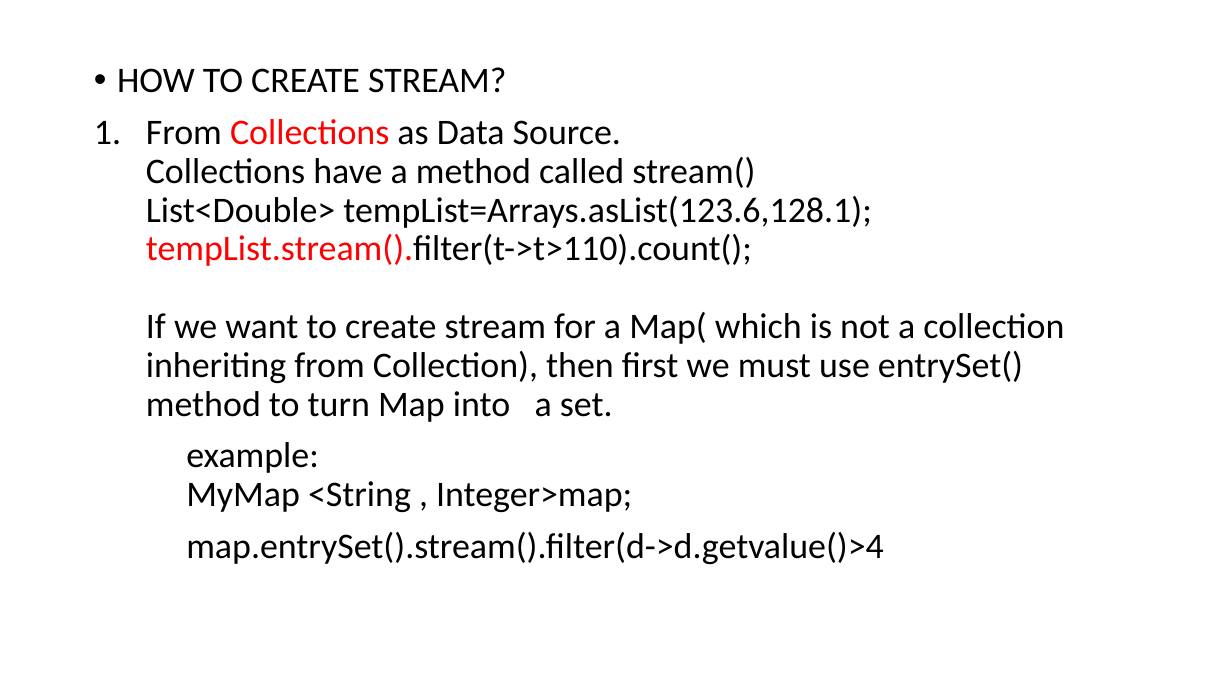
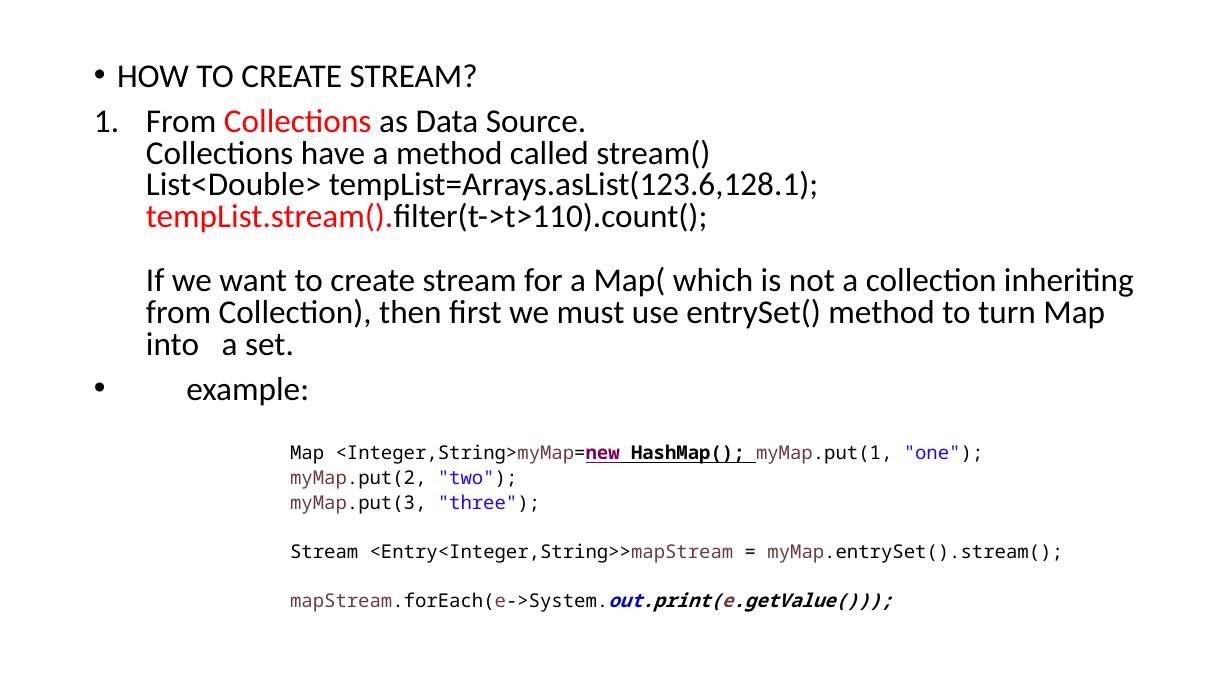
Before and after one commit to aroranishant8/JavaNotes, a slide deck: slide 4 of Java8/Lambda/Streams.pptx. Drawn at 1232x693 pixels with LibreOffice and Linux fonts; fonts in the diff are those of the drawing. Boxes give left, top, right and bottom in pixels: in the first picture for what was removed or moved away, otherwise in the second. Text is boxed around its words. In the diff, an @@ line names an element or a change of style, - is before the commit and + after.

```diff
--- a/Java8/Lambda/Streams.pptx
+++ b/Java8/Lambda/Streams.pptx
@@ text at bbox=[117, 64, 1134, 356]: size 28 to 25.9 pt in "HOW TO CREATE STREAM?", "From Collections as Data Source. Collections have ..."; line spacing 0.9 to 0.8 @@
@@ text at bbox=[186, 377, 1062, 612]: text changed; size 28 to 14.8 pt; font Calibri to Noto Sans Mono @@
-example:
-MyMap <String , Integer>map;
-map.entrySet().stream().filter(d->d.getvalue()>4
+• example:
+        Map <Integer,String>myMap=new HashMap(); myMap.put(1, "one");
+        myMap.put(2, "two");
+        myMap.put(3, "three");
+        Stream <Entry<Integer,String>>mapStream = myMap.entrySet().stream();
+        mapStream.forEach(e->System.out.print(e.getValue()));
```
Also in this commit, not shown: 1 other slide changed, 6 slides added.
